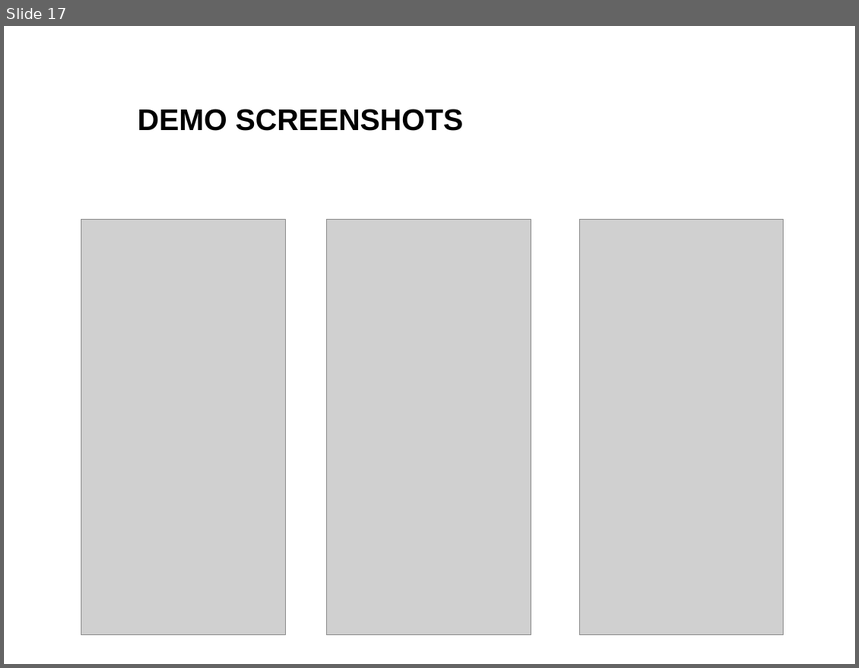
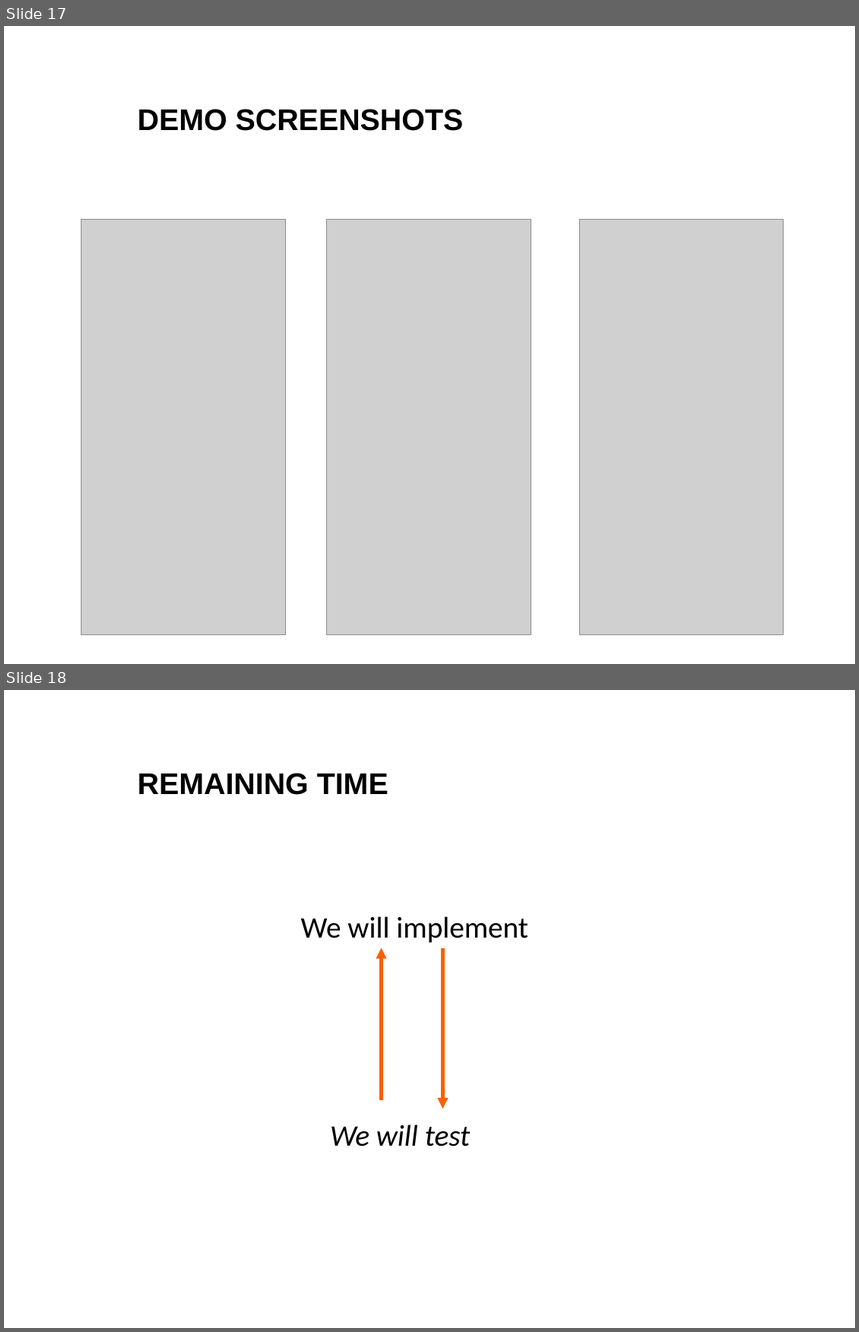
Before and after one commit to deerel/DVA313VolvoCoPilot, a slide deck: Project Presentation #2 - mandatory 20171206.pptx. Shown one above the other, each under a label of ours: slide 17 before the commit, slides 17 and 18 after it. The pictures are 859x668 and 859x1332 pixels, drawn with LibreOffice and Linux fonts; fonts in the diff are those of the drawing; grey boxes stand for pictures; background and template pictures are left out. Boxes give left, top, right and bottom in pixels: in the first picture for what was removed or moved away, otherwise in the second. Text is boxed around its words. In the diff, an @@ line names an element or a change of style, - is before the commit and + after.

```diff
--- a/Project Presentation #2 - mandatory 20171206.pptx
+++ b/Project Presentation #2 - mandatory 20171206.pptx
@@ slide 18 added at bbox=[4, 690, 855, 1328], background #FFFFFF @@
@@ title added at bbox=[138, 773, 389, 795], 25.3 pt, text #000000, bold @@
+REMAINING TIME
@@ text added at bbox=[301, 916, 528, 1147], 25.3 pt, text #000000 @@
+          We will implement
+We will test
@@ arrow added from (381, 1100) to (381, 948), #F96200 3 pt @@
@@ arrow added from (443, 948) to (443, 1109), #F96200 3 pt @@
```
Also in this commit, not shown: 3 other slides added, 1 slide removed.
